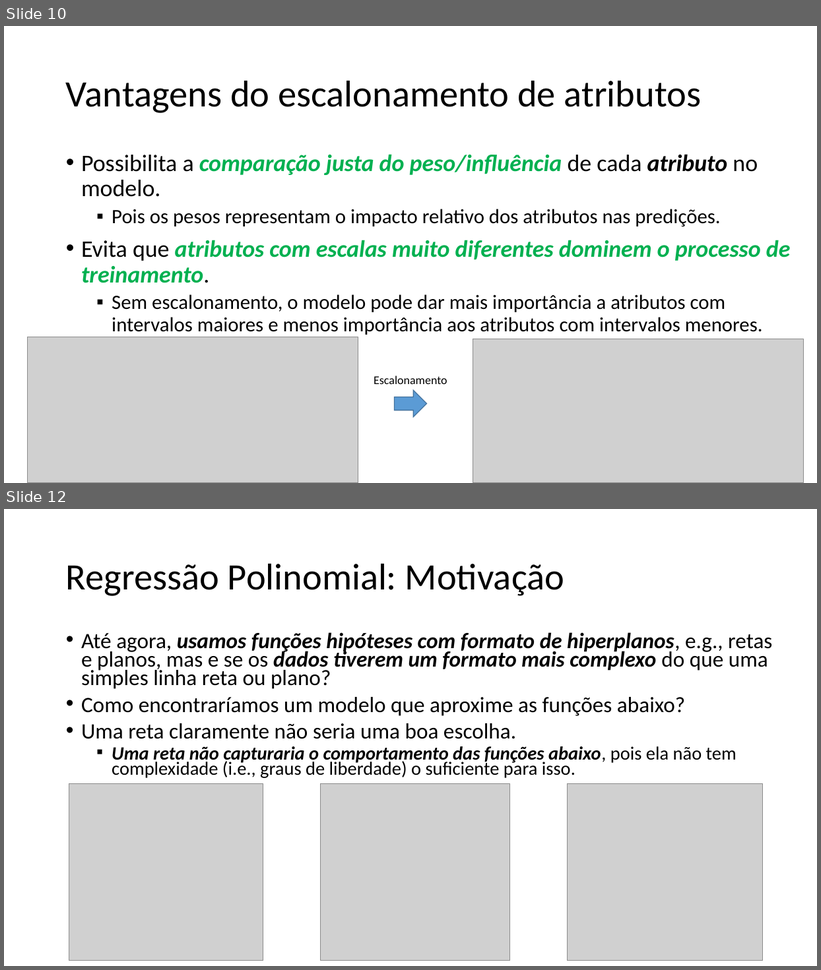
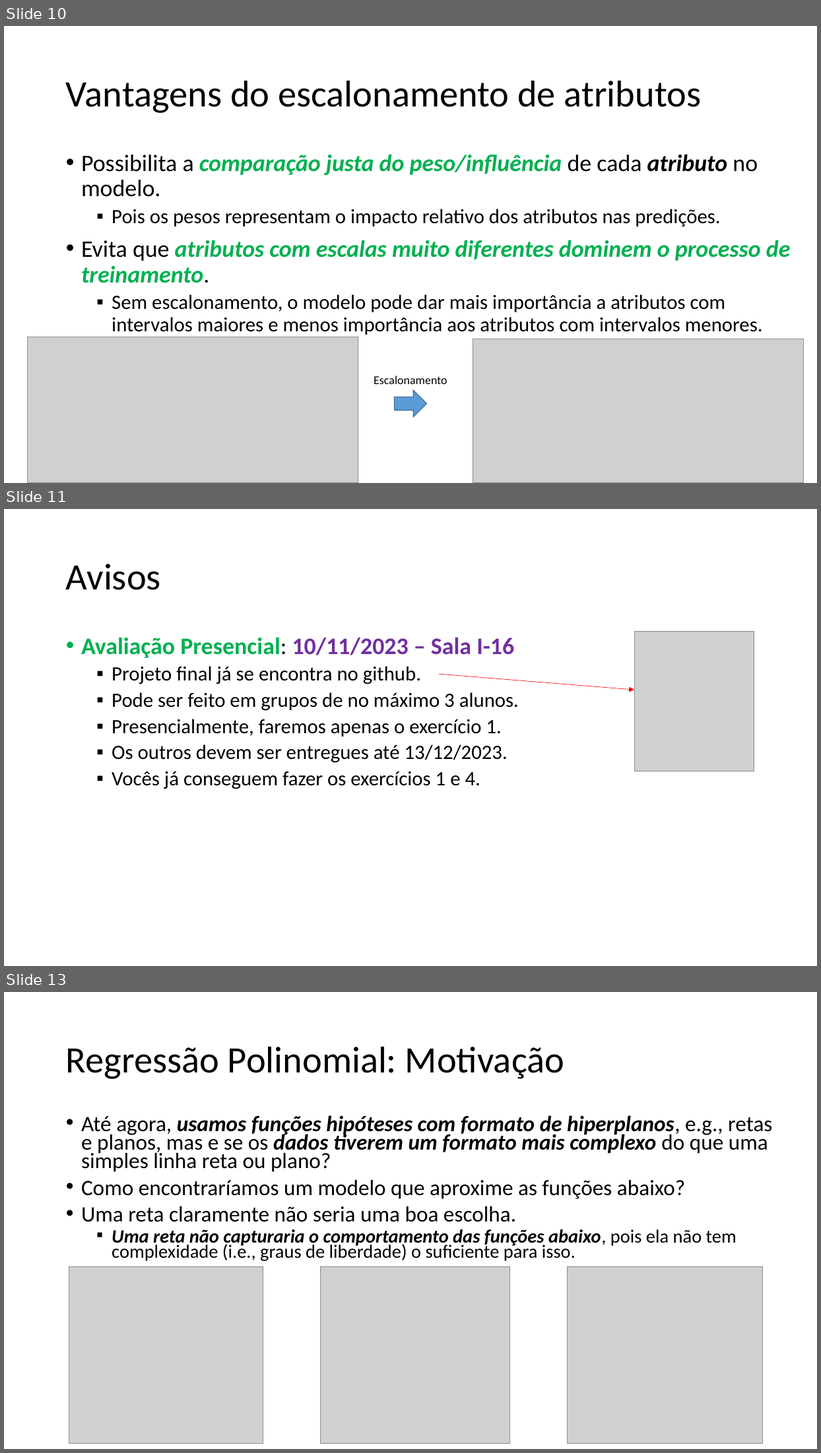
Before and after one commit to zz4fap/t319_aprendizado_de_maquina, a slide deck: slides/T319_Regressão_Linear (Parte IV).pptx. Shown one above the other, each under a label of ours: slides 10 and 12 before the commit, slides 10, 11 and 13 after it; the slides between them are not shown. The pictures are 821x970 and 821x1453 pixels, drawn with LibreOffice and Linux fonts; fonts in the diff are those of the drawing; grey boxes stand for pictures. Boxes give left, top, right and bottom in pixels: in the first picture for what was removed or moved away, otherwise in the second. Text is boxed around its words. In the diff, an @@ line names an element or a change of style, - is before the commit and + after.

Commit message:
update of slides

```diff
--- a/slides/T319_Regressão_Linear (Parte IV).pptx
+++ b/slides/T319_Regressão_Linear (Parte IV).pptx
@@ slide 11 added at <box>4,509,817,966</box>, background #FFFFFF @@
@@ title added at <box>66,564,161,590</box>, 44 pt, text #000000 @@
+Avisos
@@ text added at <box>81,637,519,789</box>, 24 pt, text #000000 @@
+• Avaliação Presencial: 10/11/2023 – Sala I-16
+  ▪ Projeto final já se encontra no github.
+  ▪ Pode ser feito em grupos de no máximo 3 alunos.
+  ▪ Presencialmente, faremos apenas o exercício 1.
+  ▪ Os outros devem ser entregues até 13/12/2023.
+  ▪ Vocês já conseguem fazer os exercícios 1 e 4.
@@ picture added at <box>635,632,755,771</box> @@
@@ arrow added from (439, 674) to (635, 690), #FF0000 0.5 pt @@
@@ what was slide 12 is now slide 13 @@
```
Also in this commit, not shown: 1 slide changed, 1 other file.
